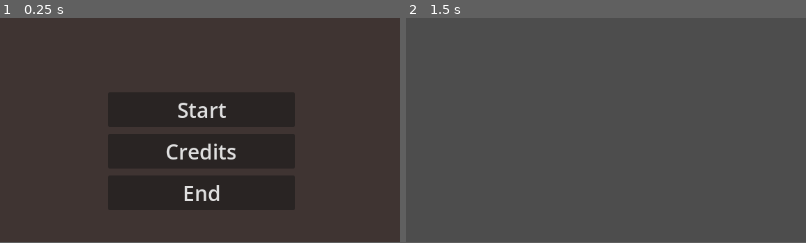
Above: before the commit, frames 1-2 (left to right).
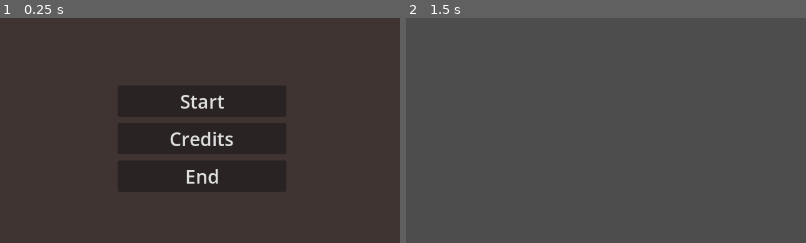
Above: after the commit, the same moments.

Repository: fr33d95/GGJ25
Game: Godot game, scene res://scenes/down_the_bottleneck.tscn
The game is run twice, just before and just after one commit, with the same random seed, the same clock (stepped at 60 frames per second) and the same inputs.
Inputs:
- Up to frame 1 (0.25 s): no input
- Up to frame 2 (1.5 s): click "Start" at 0.5 s; tap Enter at 1.25 s; tap E (interact) at 1.35 s
The pictures show only the part of the screen within x 25-75%, y 50-100%; the shares and areas given below are measured in that part.
In our replay, the window is 799x449 before the commit and 800x450 after it. These sizes can differ from the game's own. Grey fills any space a smaller window leaves; there, only what the larger window draws over its background counts as a difference.

The runs differ from the first frame. In frame 1, 2.2% of the frame differs, in the area x 41-59%, y 34-82%; in frame 2, only the window size differs.

Commit message:
added world_scene

Diff:
--- a/project.godot
+++ b/project.godot
@@ -19,6 +19,12 @@
 
 Enums="*res://scripts/enums.gd"
 
+[display]
+
+window/size/viewport_width=1280
+window/size/viewport_height=720
+window/stretch/mode="viewport"
+
 [input]
 
 escape={
--- /dev/null
+++ b/scenes/bottle_world.tscn
@@ -0,0 +1,63 @@
+[gd_scene load_steps=7 format=3 uid="uid://vr4abtws04v4"]
+
+[ext_resource type="Script" path="res://scripts/bottle_world.gd" id="1_gn8dh"]
+[ext_resource type="Texture2D" uid="uid://d2rojsuqeroa2" path="res://art/test/sky.jpg" id="1_rp4ho"]
+[ext_resource type="PackedScene" uid="uid://s3k1nc43q6st" path="res://scenes/o2_bubble.tscn" id="2_4nhv4"]
+[ext_resource type="Texture2D" uid="uid://b64p7m64rd1dv" path="res://art/test/brickwall.jpg" id="2_oikbo"]
+[ext_resource type="PackedScene" uid="uid://cds01lpxp8wcc" path="res://scenes/upwards_bubble.tscn" id="3_08umx"]
+
+[sub_resource type="Curve2D" id="Curve2D_enmn6"]
+_data = {
+"points": PackedVector2Array(0, 0, 0, 0, 360, 710, 0, 0, 0, 0, 960, 710)
+}
+point_count = 2
+
+[node name="BottleWorld" type="Node2D"]
+script = ExtResource("1_gn8dh")
+o2_bubble_scene = ExtResource("2_4nhv4")
+upwards_bubble_scene = ExtResource("3_08umx")
+metadata/_edit_group_ = true
+
+[node name="Background" type="ParallaxBackground" parent="."]
+
+[node name="Background" type="ParallaxLayer" parent="Background"]
+motion_scale = Vector2(0.33, 0.33)
+motion_mirroring = Vector2(0, 700)
+
+[node name="BackgroundSprite" type="Sprite2D" parent="Background/Background"]
+position = Vector2(640, 356)
+scale = Vector2(0.666667, 0.370833)
+texture = ExtResource("1_rp4ho")
+
+[node name="BottleBackground" type="ParallaxBackground" parent="."]
+
+[node name="Bottle" type="ParallaxLayer" parent="BottleBackground"]
+motion_mirroring = Vector2(0, 700)
+
+[node name="BottleSprite" type="Sprite2D" parent="BottleBackground/Bottle"]
+position = Vector2(658, 356)
+scale = Vector2(0.339583, 0.370833)
+texture = ExtResource("2_oikbo")
+region_rect = Rect2(200, 100, 500, 600)
+
+[node name="DepthTimer" type="Timer" parent="."]
+
+[node name="BubbleSpawner" type="Path2D" parent="."]
+curve = SubResource("Curve2D_enmn6")
+
+[node name="BubbleSpawnerLocation" type="PathFollow2D" parent="BubbleSpawner"]
+position = Vector2(360, 710)
+
+[node name="O2_BubbleSpawner" type="Timer" parent="."]
+wait_time = 3.5
+
+[node name="Upwards_Bubble_Spawner" type="Timer" parent="."]
+wait_time = 3.0
+
+[node name="Upwards_Hit_Timer" type="Timer" parent="."]
+one_shot = true
+
+[connection signal="timeout" from="DepthTimer" to="." method="_on_depth_timer_timeout"]
+[connection signal="timeout" from="O2_BubbleSpawner" to="." method="_on_o_2_bubble_spawner_timeout"]
+[connection signal="timeout" from="Upwards_Bubble_Spawner" to="." method="_on_upwards_bubble_spawner_timeout"]
+[connection signal="timeout" from="Upwards_Hit_Timer" to="." method="_on_upwards_hit_timer_timeout"]
--- /dev/null
+++ b/scenes/o2_bubble.tscn
@@ -0,0 +1,34 @@
+[gd_scene load_steps=5 format=3 uid="uid://s3k1nc43q6st"]
+
+[ext_resource type="Texture2D" uid="uid://bg5qr2k5fckl2" path="res://art/test/ball.png" id="1_irjbt"]
+[ext_resource type="Script" path="res://scripts/o_2_bubble.gd" id="1_ug5mm"]
+
+[sub_resource type="SpriteFrames" id="SpriteFrames_ntlbq"]
+animations = [{
+"frames": [{
+"duration": 1.0,
+"texture": ExtResource("1_irjbt")
+}],
+"loop": true,
+"name": &"default",
+"speed": 5.0
+}]
+
+[sub_resource type="CircleShape2D" id="CircleShape2D_e5p17"]
+radius = 37.0135
+
+[node name="o2_bubble" type="RigidBody2D" groups=["o2_bubbles"]]
+collision_mask = 0
+gravity_scale = 0.0
+script = ExtResource("1_ug5mm")
+
+[node name="AnimatedSprite2D" type="AnimatedSprite2D" parent="."]
+scale = Vector2(0.03, 0.03)
+sprite_frames = SubResource("SpriteFrames_ntlbq")
+
+[node name="CollisionShape2D" type="CollisionShape2D" parent="."]
+shape = SubResource("CircleShape2D_e5p17")
+
+[node name="VisibleOnScreenNotifier2D" type="VisibleOnScreenNotifier2D" parent="."]
+
+[connection signal="screen_exited" from="VisibleOnScreenNotifier2D" to="." method="_on_visible_on_screen_notifier_2d_screen_exited"]
--- /dev/null
+++ b/scenes/upwards_bubble.tscn
@@ -0,0 +1,34 @@
+[gd_scene load_steps=5 format=3 uid="uid://cds01lpxp8wcc"]
+
+[ext_resource type="Script" path="res://scripts/o_2_bubble.gd" id="1_6lyfh"]
+[ext_resource type="Texture2D" uid="uid://ct7k4jxiy7lsc" path="res://art/test/poop.png" id="2_cr08b"]
+
+[sub_resource type="SpriteFrames" id="SpriteFrames_3uoyo"]
+animations = [{
+"frames": [{
+"duration": 1.0,
+"texture": ExtResource("2_cr08b")
+}],
+"loop": true,
+"name": &"default",
+"speed": 5.0
+}]
+
+[sub_resource type="CircleShape2D" id="CircleShape2D_e5p17"]
+radius = 37.0135
+
+[node name="upwards_bubble" type="RigidBody2D" groups=["upwards_bubbles"]]
+collision_mask = 0
+gravity_scale = 0.0
+script = ExtResource("1_6lyfh")
+
+[node name="AnimatedSprite2D" type="AnimatedSprite2D" parent="." groups=["upwards_bubbles"]]
+scale = Vector2(0.12, 0.12)
+sprite_frames = SubResource("SpriteFrames_3uoyo")
+
+[node name="CollisionShape2D" type="CollisionShape2D" parent="."]
+shape = SubResource("CircleShape2D_e5p17")
+
+[node name="VisibleOnScreenNotifier2D" type="VisibleOnScreenNotifier2D" parent="."]
+
+[connection signal="screen_exited" from="VisibleOnScreenNotifier2D" to="." method="_on_visible_on_screen_notifier_2d_screen_exited"]
--- /dev/null
+++ b/scripts/bottle_world.gd
@@ -0,0 +1,151 @@
+extends Node2D
+signal win(upwards:bool)
+signal lose
+signal o2changed(new_value:int)
+
+@export var depth = 60;
+@export var scroll_stop_threshhold = 55;
+@export var o2_bubble_scene: PackedScene;
+@export var upwards_bubble_scene: PackedScene;
+@export var scollspeed = 100;
+@export var bubblespeed_min = 200;
+@export var bubblespeed_max = 250;
+@export var scrollspeed_offset_upwards_hit = 150;
+@export var o2_depletion_downwards = 1;
+@export var o2_depletion_upwards = 5;
+@export var o2_gain_bubble = 10;
+@export var depth_decrease_hit = 5;
+
+var o2_status = 100;
+
+
+var current_depth = 0;
+var isUpwards = false;
+var isUpwardsHit = false;
+
+# Called when the node enters the scene tree for the first time.
+func _ready() -> void:
+	start_upwards_game()
+
+
+func start_downwards_game():
+	isUpwards = false;
+	startup();
+
+
+func start_upwards_game():
+	isUpwards = true;
+	startup();
+
+func startup():
+	current_depth =0;
+	o2_status = 100;
+	$DepthTimer.start();
+	$O2_BubbleSpawner.start();
+	$Upwards_Bubble_Spawner.start();
+
+# Called every frame. 'delta' is the elapsed time since the previous frame.
+func _process(delta: float) -> void:
+	var offset = Vector2(0,scollspeed)*delta
+	if(isUpwards):
+		offset = offset * -1;
+	if(isUpwardsHit):
+			offset -= Vector2(0,scrollspeed_offset_upwards_hit)*delta
+	if(current_depth < scroll_stop_threshhold):
+		$Background.scroll_base_offset -=offset;
+	$BottleBackground.scroll_base_offset -= offset;
+
+
+func _on_depth_timer_timeout() -> void:
+	if(isUpwards):
+		current_depth -=1;
+		if(current_depth <= 0):
+			win_emit();
+	else:
+		current_depth += 1;
+		if(current_depth >= depth):
+			win_emit();
+
+
+
+func _on_o_2_bubble_spawner_timeout() -> void:
+	var bubble = o2_bubble_scene.instantiate()
+
+	var bubble_spawn_location = $BubbleSpawner/BubbleSpawnerLocation
+	bubble_spawn_location.progress_ratio = randf()
+
+	var direction = bubble_spawn_location.rotation - PI / 2
+
+	bubble.position = bubble_spawn_location.position
+
+	bubble.rotation = direction
+
+	var offset = scollspeed;
+	if(isUpwards):
+			offset = offset * -1
+	if(isUpwardsHit):
+			offset -= scrollspeed_offset_upwards_hit
+	var velocity = Vector2(randf_range(bubblespeed_min + offset, bubblespeed_max + offset), 0.0)
+	bubble.linear_velocity = velocity.rotated(direction)
+
+	add_child(bubble)
+
+
+func _on_upwards_bubble_spawner_timeout() -> void:
+
+	var bubble = upwards_bubble_scene.instantiate()
+
+	var bubble_spawn_location = $BubbleSpawner/BubbleSpawnerLocation
+	bubble_spawn_location.progress_ratio = randf()
+
+	var direction = bubble_spawn_location.rotation - PI / 2
+
+	bubble.position = bubble_spawn_location.position
+
+	bubble.rotation = direction
+
+	var offset = scollspeed;
+	if(isUpwards):
+			offset = offset * -1
+	if(isUpwardsHit):
+			offset -= scrollspeed_offset_upwards_hit
+	var velocity = Vector2(randf_range(bubblespeed_min + offset, bubblespeed_max + offset), 0.0)
+	bubble.linear_velocity = velocity.rotated(direction)
+
+	add_child(bubble)
+
+func upwards_Hit():
+	current_depth -= depth_decrease_hit;
+	if(current_depth < 0):
+		current_depth = 0;
+	isUpwardsHit = true;
+	$Upwards_Hit_Timer.start();
+	updateSpeed(scrollspeed_offset_upwards_hit);
+
+func o2_hit():
+	updateO2(o2_gain_bubble)
+
+func win_emit ():
+	win.emit(isUpwards)
+
+func O2_emit ():
+	o2changed.emit(o2_status);
+func loose_emit():
+	lose.emit();
+
+func updateO2(gain: int):
+	o2_status += gain;
+	O2_emit();
+
+func setO2(value: int):
+	o2_status = value;
+	O2_emit();
+
+func updateSpeed (speed: float):
+	get_tree().call_group("o2_bubbles", "update_speed", 0.0, speed);
+	get_tree().call_group("upwards_bubbles", "update_speed", 0.0, speed);
+
+
+func _on_upwards_hit_timer_timeout() -> void:
+	isUpwardsHit = false;
+	updateSpeed(-scrollspeed_offset_upwards_hit);
--- /dev/null
+++ b/scripts/o_2_bubble.gd
@@ -0,0 +1,17 @@
+extends RigidBody2D
+
+
+# Called when the node enters the scene tree for the first time.
+func _ready() -> void:
+	pass # Replace with function body.
+
+
+# Called every frame. 'delta' is the elapsed time since the previous frame.
+func _process(delta: float) -> void:
+	pass
+
+func update_speed(x_speed: float, y_speed: float) -> void:
+	linear_velocity += Vector2(x_speed,y_speed)
+
+func _on_visible_on_screen_notifier_2d_screen_exited() -> void:
+	queue_free();
Not shown, added: art/spritesheet_tubii.png.import
Not shown, added: art/test/ball.png.import
Binary file added: art/test/brickwall.jpg
Not shown, added: art/test/brickwall.jpg.import
Not shown, added: art/test/brickwall.png.import
Binary file added: art/test/poop.png
Not shown, added: art/test/poop.png.import
Not shown, added: art/test/seamless-sky.png.import
Binary file added: art/test/sky.jpg
Not shown, added: art/test/sky.jpg.import
